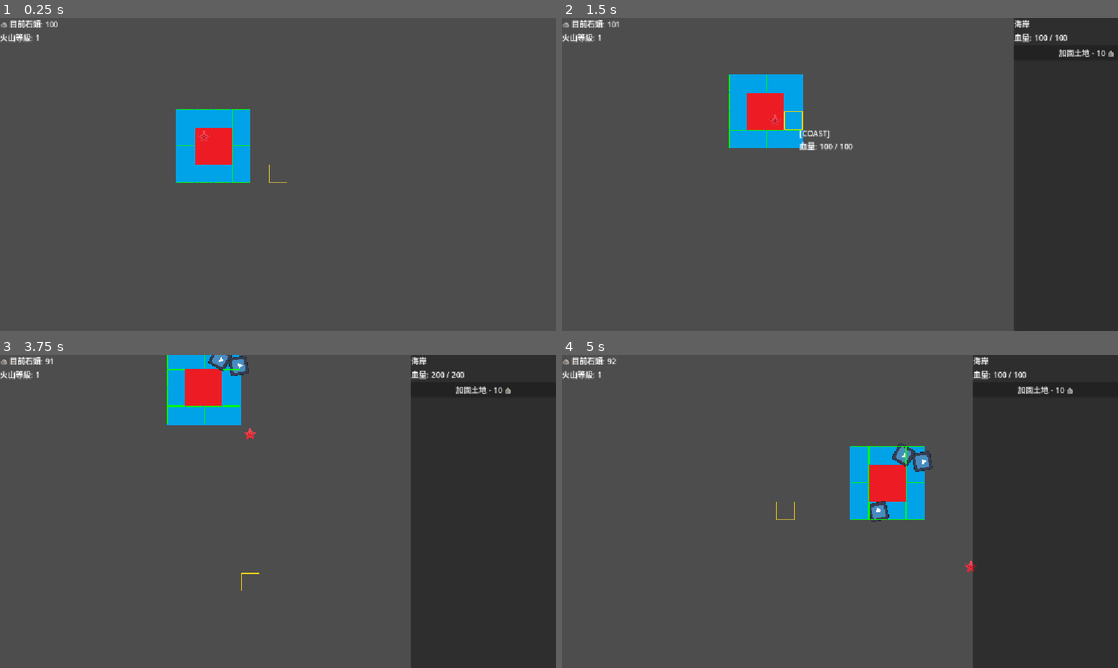
Above: before the commit, frames 1-4 (two rows, left to right).
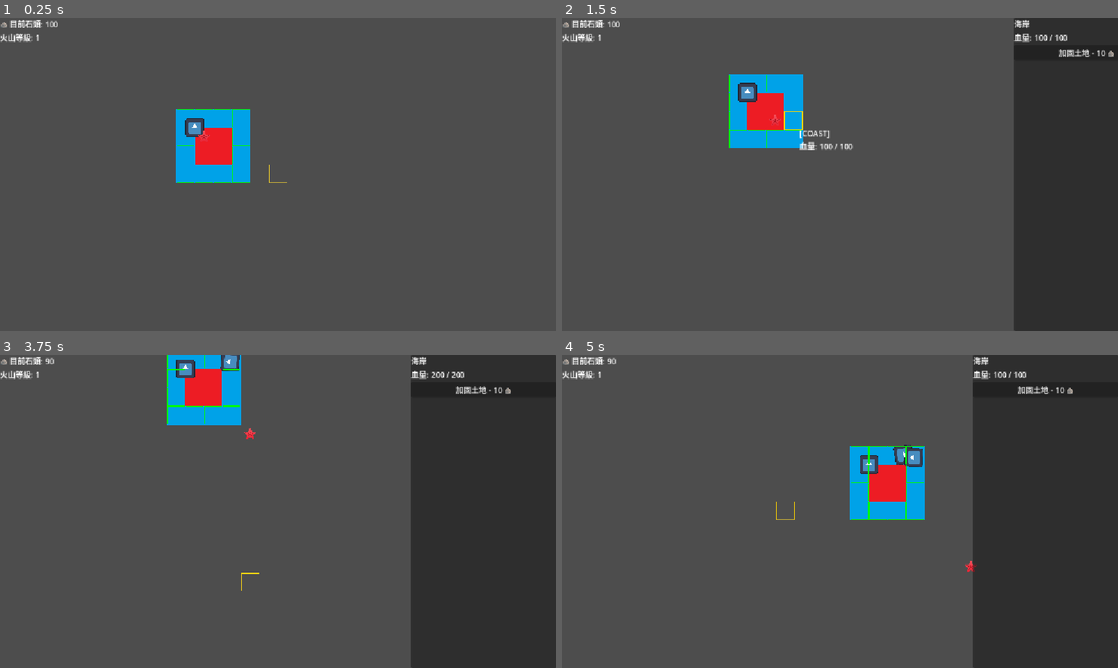
Above: after the commit, the same moments.

Repository: LeoTengAMao/GameJam2026
Game: Godot game, scene res://Tscn/MapManager.tscn
Same seed, same stepped clock (60 frames per second), same inputs: the game is played once before the commit and once after it. The engine's default icon, where the game draws it, is replaced by a stand-in: a white triangle on a blue panel in a dark square.
Inputs (mouse positions are in pixels of both pictures, inside the frame that each line leads up to):
- Up to frame 1 (0.25 s): no input
- Up to frame 2 (1.5 s): tap Enter at 0.5 s; move the mouse to (962, 158) at 0.52 s; hold D 0.53-1.28 s; click (962, 158) at 0.67 s; tap Space at 1.25 s; move the mouse to (789, 121) at 1.27 s; hold S from 1.28 s (still down); click (789, 121) at 1.42 s
- Up to frame 3 (3.75 s): move the mouse to (333, 442) at 2.02 s; release S at 2.03 s; hold D 2.03-2.75 s; click "加固土地 - 10 🪨" at 2.75 s; tap Enter at 3.5 s; move the mouse to (250, 574) at 3.52 s; hold W from 3.53 s (still down); click (250, 574) at 3.67 s
- Up to frame 4 (5 s): move the mouse to (789, 511) at 4.27 s; release W at 4.28 s; hold A from 4.28 s (still down); click (789, 511) at 4.42 s

The runs differ from the first frame. In frame 1, 0.2% of the frame differs, in the area x 33-37%, y 32-38%; in frame 2, 0.2%; in frame 3, 0.5%; in frame 4, 0.6%, in the area x 9-67%, y 1-54%.
Error before the commit: Invalid access to property or key 'on_destory_land' on a base object of type 'Node (EventManager.gd)'. (res://Script/GenerateRock/GenerateAreaPool.gd:34)

Commit message:
fix: 陸地板塊消失時，與之對應的石頭也將消失

Diff:
--- a/Script/EventManager.gd
+++ b/Script/EventManager.gd
@@ -8,6 +8,8 @@
 signal stone_collected(amount: int)
 
 signal on_create_land(pos: Vector2)
+
+signal on_destory_land(pos: Vector2)
 
 # 新增：當石頭數量改變時，用來通知 UI 更新畫面的訊號
 signal stone_count_changed(new_amount: int)
--- a/Script/GenerateRock/CooldownRockGenerator.gd
+++ b/Script/GenerateRock/CooldownRockGenerator.gd
@@ -12,11 +12,13 @@
 
 var time_accumulator: float = 0.0
 
-
 func _ready() -> void:
 	# 新增：在初始化時，監聽火山升級的訊號
 	EventManager.volcano_upgraded.connect(_on_volcano_upgraded)
+	GenerateManager.on_cancel_area.connect(_on_remove_area_rock)
+	time_accumulator = 0.0
 
+var rocks: Dictionary = {}
 
 func _process(delta: float) -> void:
 	time_accumulator += delta
@@ -28,16 +30,33 @@
 func _on_timer_tick() -> void:
 	_spawn_one_rock()
 
+func _on_remove_area_rock(area: GenerateArea) -> void:
+	if area == null:
+		return
+	# 如果找不到這個 area，就回傳一個空陣列 []，for 迴圈就不會崩潰
+	var area_rocks = rocks.get(area, [])
+	for rock in area_rocks:
+		if rock != null:
+			rock.destroy()
+	# 清理防漏
+	if rocks.has(area):
+		rocks.erase(area)
 
 func _spawn_one_rock() -> void:
 	# 在 GDScript 中，可以直接用 Autoload 的全域名稱 GenerateManager
 	# 如果沒有值，GDScript 的方法通常會回傳 null
-	var spawn_global_pos = GenerateManager.get_random_spawn_global_position()
+	var area = GenerateManager.get_pick_area()
+	var spawn_global_pos = GenerateManager.get_spawn_global_position(area)
 
+	var rock;
 	# 檢查是否成功取得位置（不為 null），且防呆檢查 rock_pool 是否存在
 	if spawn_global_pos != null and rock_pool != null:
 		# 如果 rock_pool 是 GDScript，直接呼叫方法即可
-		rock_pool.spawn_rock(spawn_global_pos)
+		rock = rock_pool.spawn_rock(spawn_global_pos)
+
+	if rocks.get(area) == null:
+		rocks[area] = []
+	rocks[area].append(rock)
 
 func set_interval(time: float) -> void:
 	spawn_interval = clampf(time, min_spawn_interval, 10.0)
--- a/Script/GenerateRock/GenerateManager.gd
+++ b/Script/GenerateRock/GenerateManager.gd
@@ -3,6 +3,8 @@
 
 # 注意：此腳本請在 Godot 的 Project Settings -> Autoload 中註冊，名稱設為 "GenerateManager"
 # 註冊後，它會自動變成全域單例，不需要再手動寫 C# 的 Instance。
+
+signal on_cancel_area(area: GenerateArea);
 
 var _areas: Array[GenerateArea] = []
 
@@ -14,6 +16,7 @@
 func cancel_area(area: GenerateArea) -> void:
 	if _areas.has(area):
 		_areas.erase(area)
+		on_cancel_area.emit(area);
 
 # 依照面積權重，隨機挑選一個 Area
 func _pick_area_by_weight() -> GenerateArea:
@@ -50,3 +53,18 @@
 
 	# 將相對座標轉換為 Godot 的世界全域座標 (GlobalPosition)
 	return selected_area.to_global(local_pos)
+
+func get_spawn_global_position(selected_area: GenerateArea) -> Variant:
+	if selected_area == null:
+		push_warning("沒有任何註冊的 GenerateArea！")
+		return null
+
+	# 取得該 Area 內部的隨機相對座標
+	var local_pos = selected_area.get_random_local_position()
+
+	# 將相對座標轉換為 Godot 的世界全域座標 (GlobalPosition)
+	return selected_area.to_global(local_pos)
+
+func get_pick_area() -> GenerateArea:
+	var selected_area = _pick_area_by_weight()
+	return selected_area
--- a/Script/GenerateRock/Rock.gd
+++ b/Script/GenerateRock/Rock.gd
@@ -34,3 +34,12 @@
 	# 3. 發送訊號通知物件池持有人來回收我
 	collected.emit(self)
 	EventManager.stone_collected.emit(1)
+
+func destroy() -> void:
+	# 1. 這裡可以處理遊戲邏輯（例如：玩家金幣 + resource_amount）
+	#print("成功收集石頭！獲得 ", resource_amount, " 個資源。")
+
+	# 2. 播放收集音效或特效（可選）
+
+	# 3. 發送訊號通知物件池持有人來回收我
+	collected.emit(self)
--- a/Script/GenerateRock/RockPool.gd
+++ b/Script/GenerateRock/RockPool.gd
@@ -35,6 +35,7 @@
 	)
 
 # 當你想在地圖上生成石頭時
-func spawn_rock(position: Vector2) -> void:
+func spawn_rock(position: Vector2) -> Rock:
 	var rock = _rock_pool.get_item() as Rock
 	rock.initialize(position)
+	return rock
--- a/Script/MapManager.gd
+++ b/Script/MapManager.gd
@@ -10,6 +10,7 @@
 	var current_hp: int
 	var max_hp: int
 	var level: int
+	var area: GenerateArea
 
 	#  新增：用來連結共用資料的參照 (Reference)
 	var core_data: CellData = null
@@ -291,6 +292,7 @@
 
 	# 3. 因為有土地消失了，原本在它旁邊的內陸可能會變成新的海岸！
 	update_all_coasts()
+	EventManager.on_destory_land.emit(Vector2(pos * 128) + Vector2(128/2, 128/2))
 
 
 func _set_visual_tile(pos: Vector2i, type: CellType):
--- a/Tscn/MapManager.tscn
+++ b/Tscn/MapManager.tscn
@@ -208,15 +208,11 @@
 [node name="CanvasLayer" parent="." unique_id=834032828 instance=ExtResource("3_2m3s5")]
 
 [node name="RockPool" parent="." unique_id=959581959 instance=ExtResource("5_x7wua")]
-position = Vector2(-2138, -1436)
-
-[node name="CooldownRockGenerator" parent="." unique_id=992922893 node_paths=PackedStringArray("rock_pool") instance=ExtResource("6_105op")]
-position = Vector2(-2015, -1350)
-spawn_interval = 1.0
+
+[node name="RockGenerator" parent="." unique_id=992922893 node_paths=PackedStringArray("rock_pool") instance=ExtResource("6_105op")]
 rock_pool = NodePath("../RockPool")
 
 [node name="AreaPool" type="Node2D" parent="." unique_id=728407797]
-position = Vector2(-2147, -1304)
 script = ExtResource("7_huse1")
 area_scene = ExtResource("8_nvhh3")
 
--- a/Tscn/timer.tscn
+++ b/Tscn/timer.tscn
@@ -2,13 +2,5 @@
 
 [ext_resource type="Script" uid="uid://d2mrr3rcylo21" path="res://Script/GenerateRock/CooldownRockGenerator.gd" id="1_y1ag5"]
 
-[sub_resource type="CircleShape2D" id="CircleShape2D_h0mux"]
-radius = 83.0542
-
-[node name="Timer" type="Area2D" unique_id=992922893 node_paths=PackedStringArray("rock_pool")]
+[node name="Timer" type="Node2D" unique_id=1234211020]
 script = ExtResource("1_y1ag5")
-rock_pool = NodePath("")
-
-[node name="CollisionShape2D" type="CollisionShape2D" parent="." unique_id=817284202]
-position = Vector2(79, 87)
-shape = SubResource("CircleShape2D_h0mux")
Not shown: 1 places in Tscn/MapManager.tscn that only renumber resources
